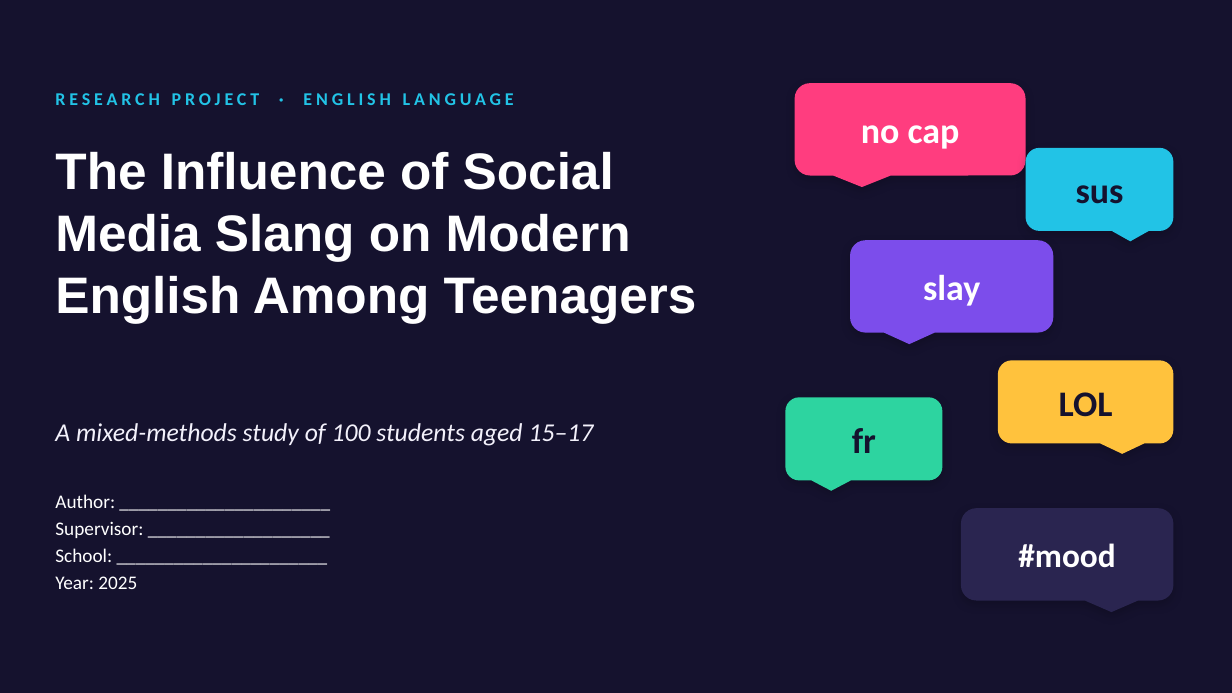
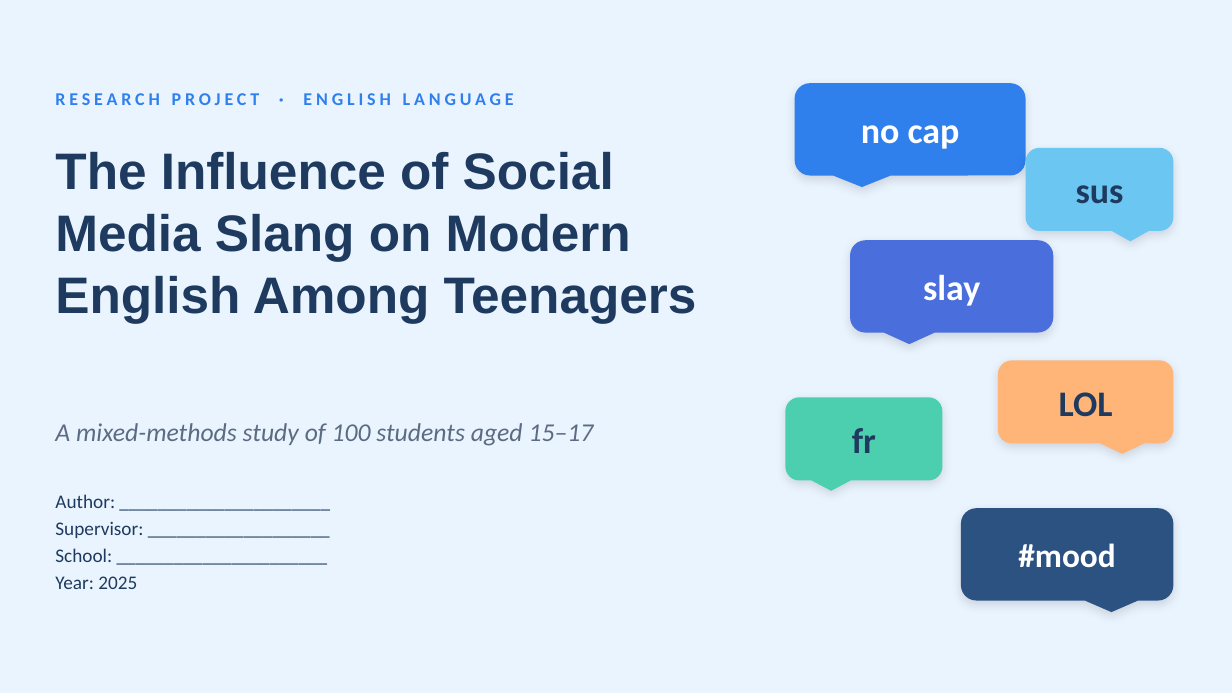
Before and after one commit to araymyrkieva9-sketch/english-daptar, a slide deck: slide 1 of Social_Media_Slang_Presentation.pptx. Drawn at 1232x693 pixels with LibreOffice and Linux fonts; fonts in the diff are those of the drawing. Boxes give left, top, right and bottom in pixels: in the first picture for what was removed or moved away, otherwise in the second. Text is boxed around its words. In the diff, an @@ line names an element or a change of style, - is before the commit and + after.

```diff
--- a/Social_Media_Slang_Presentation.pptx
+++ b/Social_Media_Slang_Presentation.pptx
@@ background #15122E to #EAF4FF @@
@@ text "RESEARCH PROJECT · ENGLISH LANGUAGE" at <box>55,93,514,105</box>: text colour #22C3E6 to #2F80ED @@
@@ rounded speech box "no cap" at <box>795,83,1026,176</box>: fill #FF3D7F to #2F80ED; shadow changed @@
@@ title "The Influence of Social Media ..." at <box>55,152,697,323</box>: text colour #FFFFFF to #1E3A5F @@
@@ rounded speech box "sus" at <box>1026,148,1174,231</box>: text colour #15122E to #1E3A5F; fill #22C3E6 to #6CC6F2; shadow changed @@
@@ rounded speech box "slay" at <box>850,240,1054,333</box>: fill #7C4DEB to #4A6FDC; shadow changed @@
@@ rounded speech box "LOL" at <box>998,360,1174,444</box>: text colour #15122E to #1E3A5F; fill #FFC23D to #FFB577; shadow changed @@
@@ text "A mixed-methods study of 100 ..." at <box>55,423,594,446</box>: text colour #F3F1FB to #5B6B82 @@
@@ rounded speech box "fr" at <box>786,397,943,481</box>: text colour #15122E to #1E3A5F; fill #2DD4A0 to #4CCFAE; shadow changed @@
@@ text "Author: ______________________" at <box>55,494,143,589</box>: text colour #FFFFFF to #1E3A5F @@
@@ rounded speech box "#mood" at <box>961,508,1174,601</box>: fill #2A2550 to #2C5282; shadow changed @@
```
Also in this commit, not shown: 16 other slides changed.
